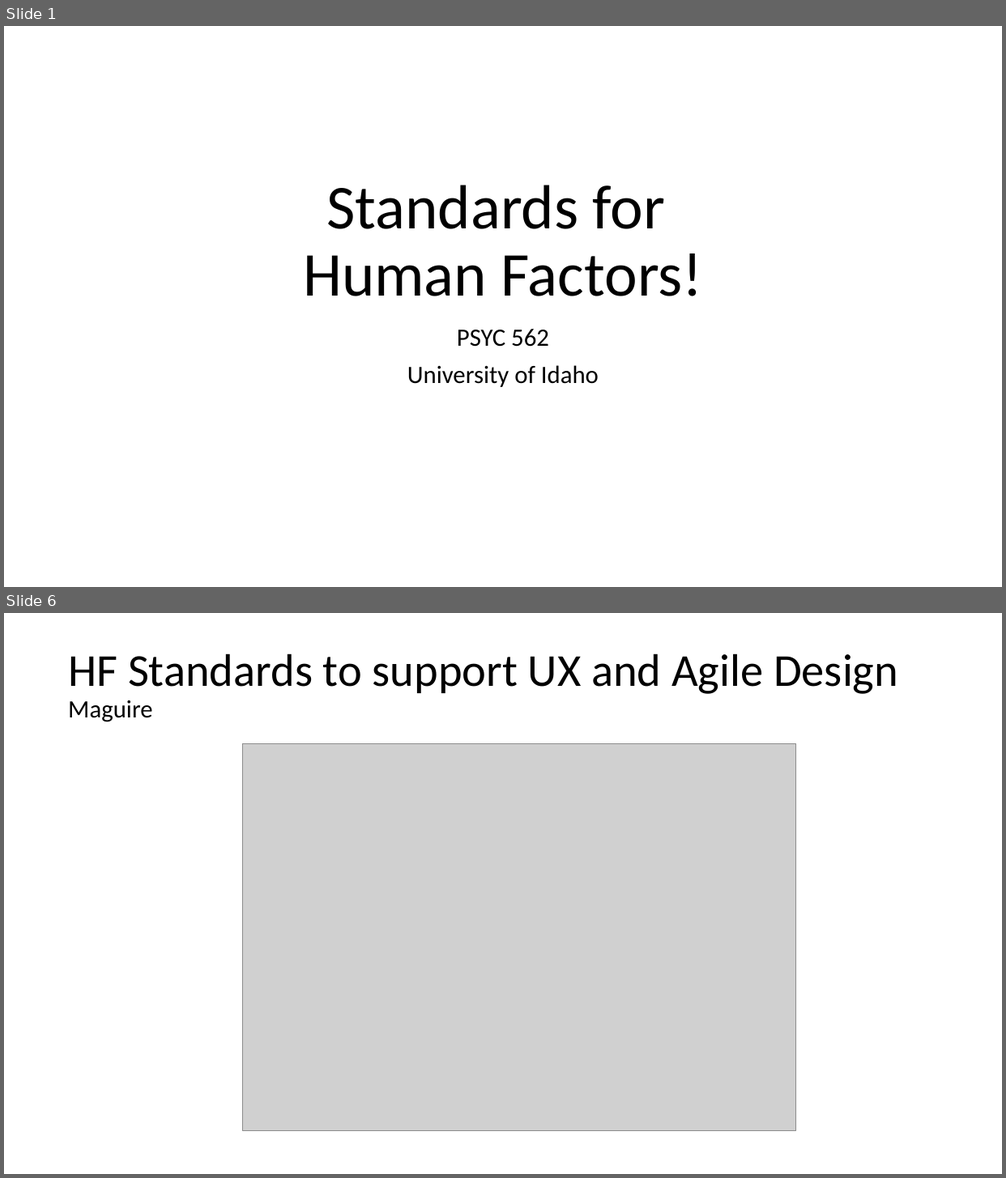
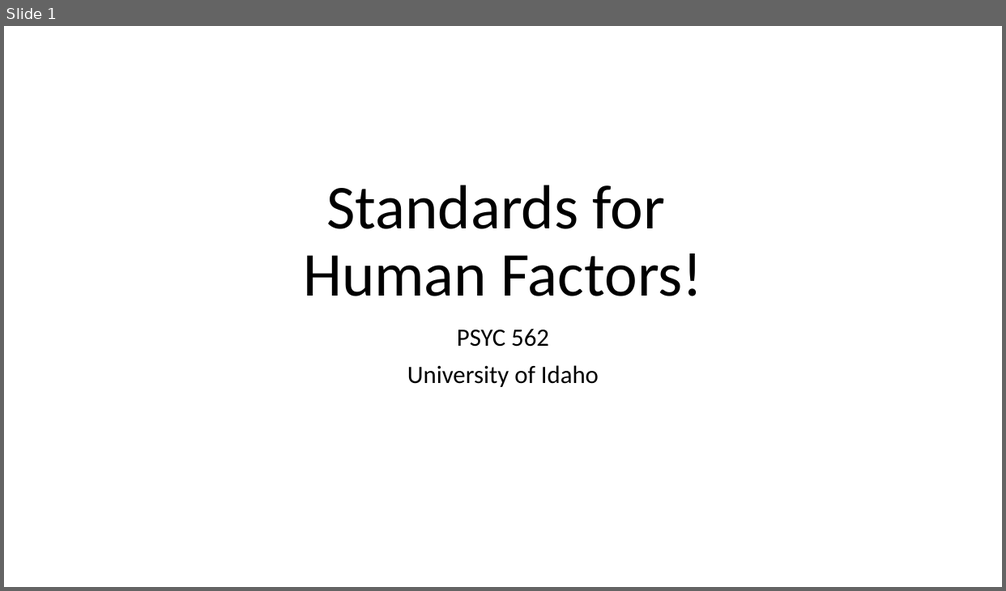
Before and after one commit to rogerlew/advanced-human-factors, a slide deck: readings/standards/Human Factors Standards.pptx. Shown one above the other, each under a label of ours: slides 1 and 6 before the commit, slide 1 after it; the slides between them are not shown. The pictures are 1006x1178 and 1006x591 pixels, drawn with LibreOffice and Linux fonts; fonts in the diff are those of the drawing; grey boxes stand for pictures. Boxes give left, top, right and bottom in pixels: in the first picture for what was removed or moved away, otherwise in the second. Text is boxed around its words. In the diff, an @@ line names an element or a change of style, - is before the commit and + after.

```diff
--- a/readings/standards/Human Factors Standards.pptx
+++ b/readings/standards/Human Factors Standards.pptx
@@ slide 6 removed at (4,613,1002,1174), background #FFFFFF @@
@@ title removed at (68,653,898,722) @@
-HF Standards to support UX and Agile Design
-Maguire
@@ picture removed at (243,744,796,1131) @@
```
Also in this commit, not shown: 2 slides changed, 4 slides added, 6 other slides removed.
